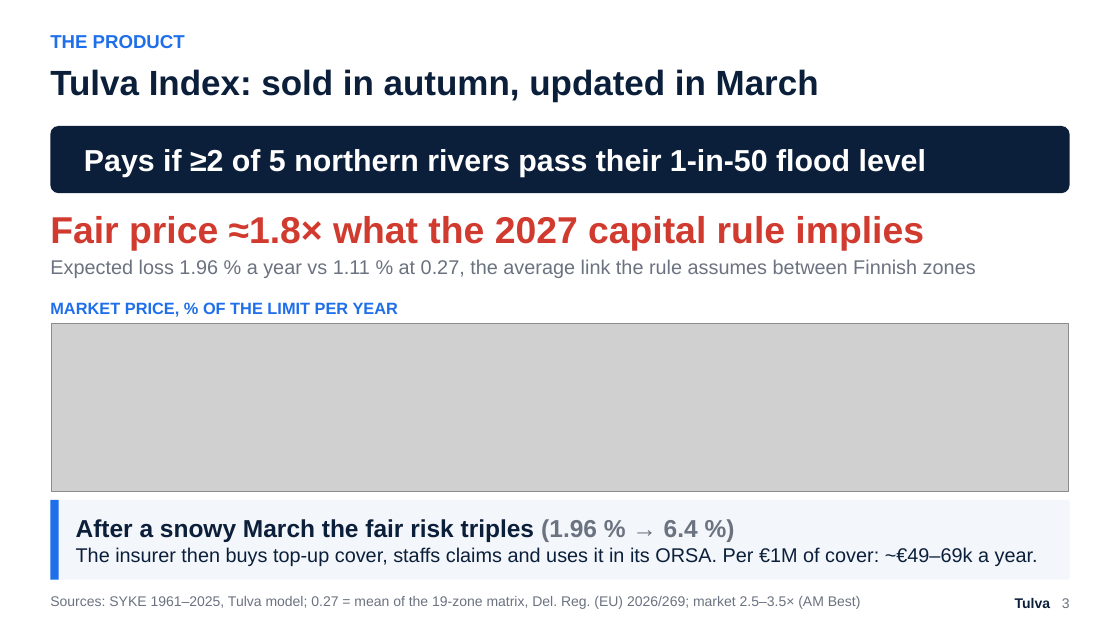
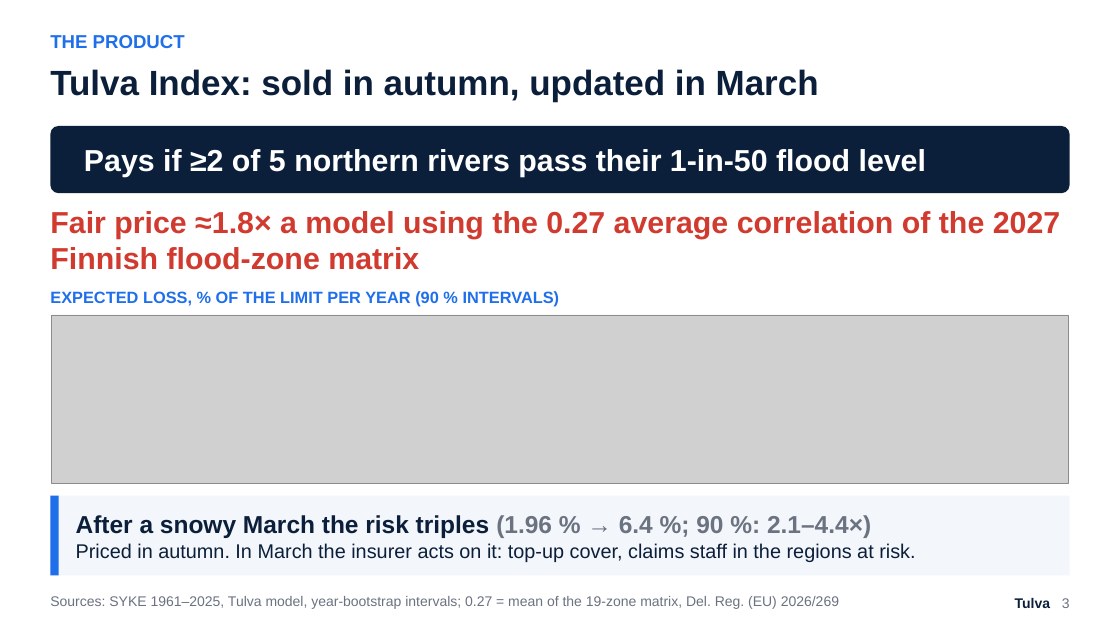
Before and after one commit to Zawaer/tulva, a slide deck: slide 3 of deck/Tulva_QxF2026.pptx. Drawn at 1120x630 pixels with LibreOffice and Linux fonts; fonts in the diff are those of the drawing; grey boxes stand for pictures. Boxes give left, top, right and bottom in pixels: in the first picture for what was removed or moved away, otherwise in the second. Text is boxed around its words. In the diff, an @@ line names an element or a change of style, - is before the commit and + after.

```diff
--- a/deck/Tulva_QxF2026.pptx
+++ b/deck/Tulva_QxF2026.pptx
@@ text at (50,211,1060,270): text changed; size 32 to 26 pt @@
-Fair price ≈1.8× what the 2027 capital rule implies
+Fair price ≈1.8× a model using the 0.27 average correlation of the 2027 Finnish flood-zone matrix
@@ text removed at (50,259,976,278) @@
-Expected loss 1.96 % a year vs 1.11 % at 0.27, the average link the rule assumes between Finnish zones
@@ text at (50,291,560,307): text changed @@
-MARKET PRICE, % OF THE LIMIT PER YEAR
+EXPECTED LOSS, % OF THE LIMIT PER YEAR (90 % INTERVALS)
@@ picture: place and size @@
-picture at (52,323,1069,492)
+picture at (52,315,1069,483)
@@ rectangle: place and size @@
-rectangle at (50,500,1070,580)
+rectangle at (50,496,1070,576)
@@ rectangle: place and size @@
-rectangle at (50,500,59,580)
+rectangle at (50,496,59,576)
@@ text at (76,515,915,562): text changed @@
-After a snowy March the fair risk triples (1.96 % → 6.4 %)
-The insurer then buys top-up cover, staffs claims and uses it in its ORSA. Per €1M of cover: ~€49–69k a year.
+After a snowy March the risk triples (1.96 % → 6.4 %; 90 %: 2.1–4.4×)
+Priced in autumn. In March the insurer acts on it: top-up cover, claims staff in the regions at risk.
@@ text at (50,596,839,609): text changed @@
-Sources: SYKE 1961–2025, Tulva model; 0.27 = mean of the 19-zone matrix, Del. Reg. (EU) 2026/269; market 2.5–3.5× (AM Best)
+Sources: SYKE 1961–2025, Tulva model, year-bootstrap intervals; 0.27 = mean of the 19-zone matrix, Del. Reg. (EU) 2026/269
```
Also in this commit, not shown: 5 other slides changed, 29 other files.
